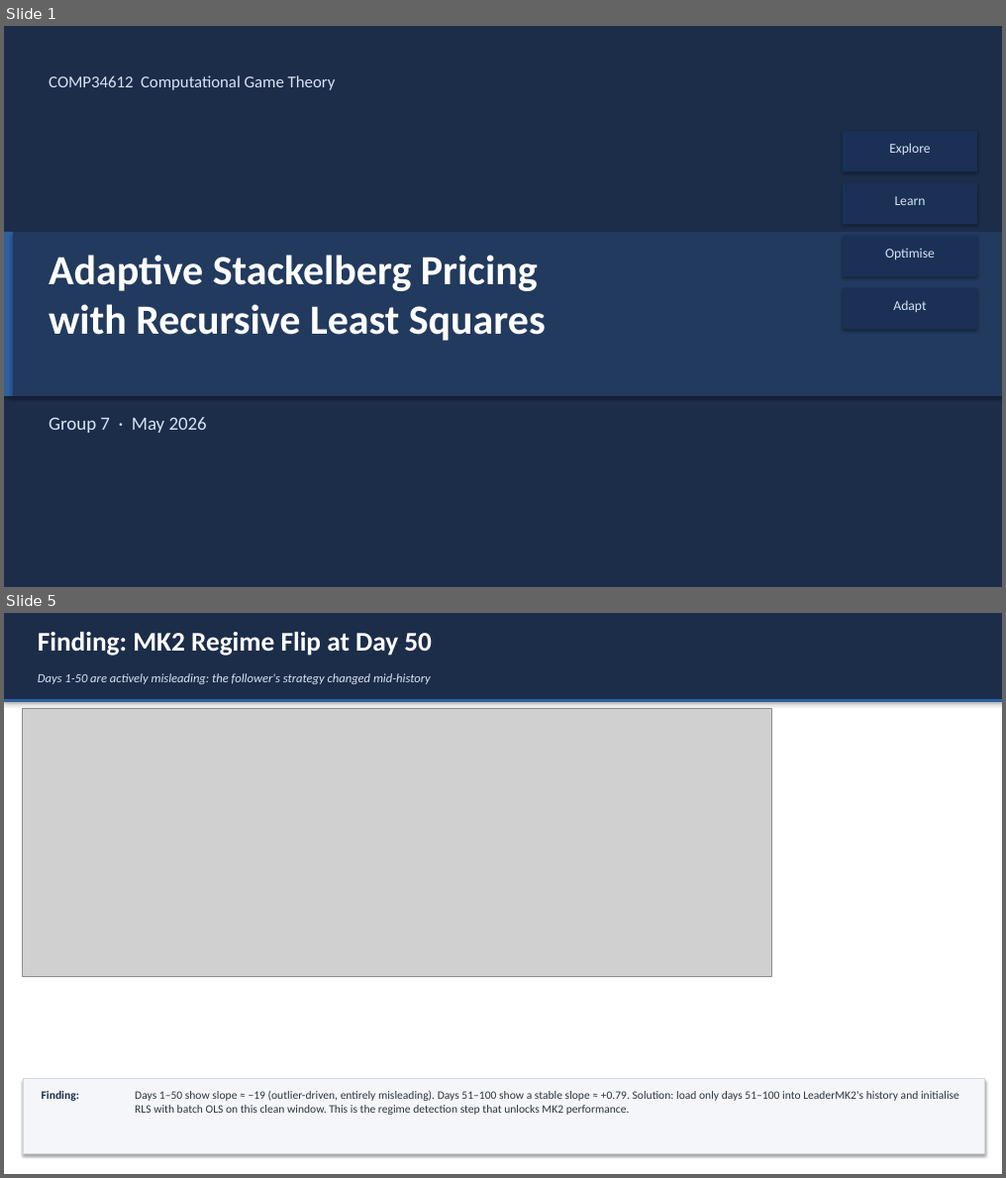
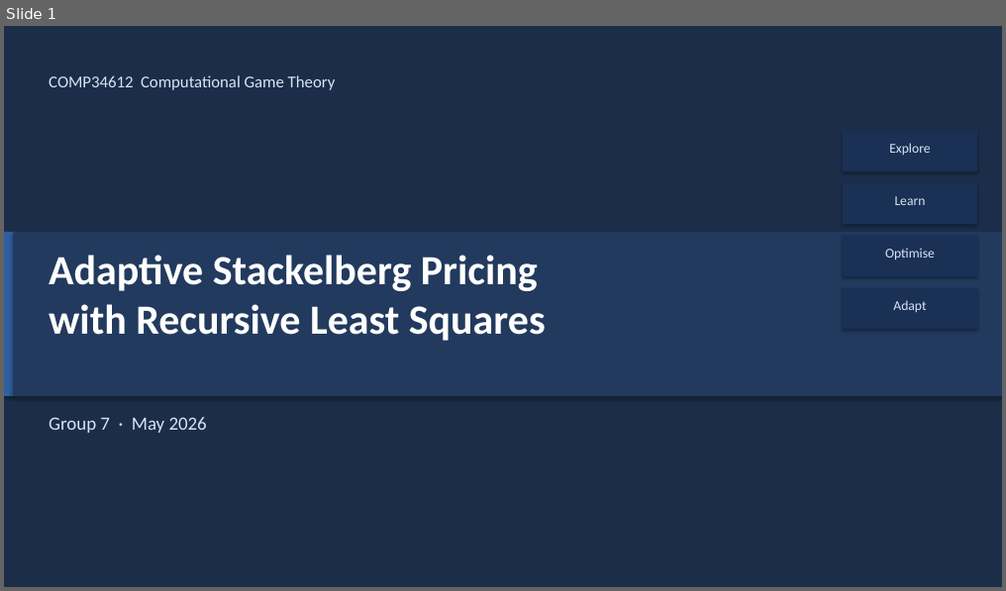
Before and after one commit to srojastunjano/CGT-Project, a slide deck: Group7_Presentation.pptx. Shown one above the other, each under a label of ours: slides 1 and 5 before the commit, slide 1 after it; the slides between them are not shown. The pictures are 1006x1178 and 1006x591 pixels, drawn with LibreOffice and Linux fonts; fonts in the diff are those of the drawing; grey boxes stand for pictures. Boxes give left, top, right and bottom in pixels: in the first picture for what was removed or moved away, otherwise in the second. Text is boxed around its words. In the diff, an @@ line names an element or a change of style, - is before the commit and + after.

```diff
--- a/Group7_Presentation.pptx
+++ b/Group7_Presentation.pptx
@@ slide 5 removed at bbox=[4, 613, 1002, 1174], background #FFFFFF @@
@@ rectangle removed at bbox=[4, 613, 1002, 1174] @@
@@ rectangle removed at bbox=[4, 613, 1002, 699] @@
@@ text removed at bbox=[38, 632, 432, 656] @@
-Finding: MK2 Regime Flip at Day 50
@@ rectangle removed at bbox=[4, 699, 1002, 702] @@
@@ text removed at bbox=[38, 673, 431, 684] @@
-Days 1-50 are actively misleading: the follower's strategy changed mid-history
@@ picture removed at bbox=[23, 709, 771, 977] @@
@@ rectangle removed at bbox=[23, 1078, 985, 1154] @@
@@ text removed at bbox=[42, 1091, 79, 1101] @@
-Finding:
@@ text removed at bbox=[135, 1090, 959, 1115] @@
-Days 1–50 show slope ≈ −19 (outlier-driven, entirely misleading). Days 51–100 show a stable slope ≈ +0.79. Solution: load only days 51–100 into LeaderMK2's history and initialise RLS with batch OLS on this clean window. This is the regime detection step that unlocks MK2 performance.
```
Also in this commit, not shown: 9 slides changed, 2 slides added, 3 other slides removed, 2 other files.
